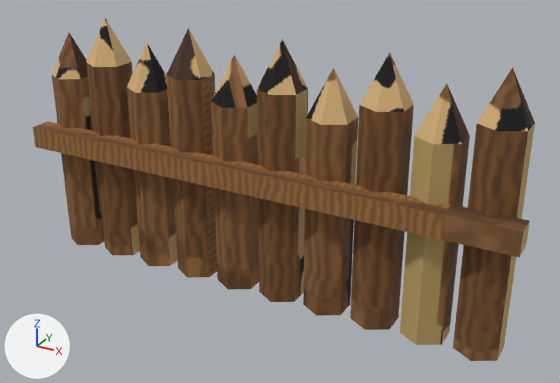
Renders of the glTF model game/assets/models/fort_l2_edge.glb from each side of a commit.
The view is the same before and after, from a 50 mm lens placed at (0.547, -0.185, 0.636), pointed at (0.046, 0.726, 0.181). The axes (+X, +Y, +Z) are drawn at lower left. The lights are the same throughout. The first picture is the older version. Vertices at exactly the same position are counted once.

Names of what the first picture shows: 'fort_l2_edge'.
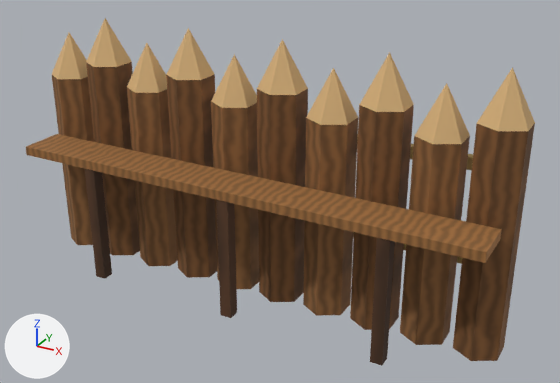
Where the change shows, as pixel boxes [x1, y1, x2, y2] in the pictures (560 x 383 px; the box of a moved part takes in the faces that stretch with it):
'fort_l2_edge', reshaped
    before: [33, 18, 535, 361]
    after: [26, 18, 535, 365]
part 1 of me_cylinder, added (mostly hidden)
    after: [357, 135, 473, 170]
part 2 of me_cylinder, added (brown)
    after: [26, 134, 502, 263]
part 3 of me_cylinder, moved or reshaped
    before: [33, 121, 530, 258]
    after: [85, 169, 462, 365]
part 4 of me_cylinder, surface changed
    before: [33, 18, 535, 361]
    after: [53, 18, 535, 361]

Diff of the bpy script that builds the scene:
```diff
--- a/game/assets/models/fort_l2_edge.glb.py
+++ b/game/assets/models/fort_l2_edge.glb.py
@@ me_cylinder @@
 # used by ob_fort_l2_edge; location = (0.352, 0.745, 0.165)
-me_cylinder.from_pydata(...)  # 138 vertices, 312 faces; spans x -0.752..0.048, y -0.058..0.036, z -0.165..0.235
+me_cylinder.from_pydata(...)  # 178 vertices, 326 faces; spans x -0.735..0.031, y -0.105..0.037, z -0.165..0.235
+# me_cylinder part 1: a new loose piece, a box spanning x -0.727..0.023, y 0.025..0.037, z 0.085..0.103, in mat_baked (picture img_bake)
+# me_cylinder part 2: a new loose piece, a box spanning x -0.722..0.018, y -0.105..-0.035, z 0.025..0.039, in mat_baked (picture img_bake)
+# me_cylinder part 3
+# 40 faces are deleted
+# 8 vertices move from x -0.752..0.048, y -0.058..-0.022, z 0.017..0.052 to x -0.727..0.023, y 0.025..0.037, z -0.055..-0.037
+# 12 vertices are added at x -0.602..-0.12, y -0.104..-0.086, z -0.165..0.025
+# 12 new vertices lie (0.018, 0.0, 0.0) away from vertices in x -0.602..-0.12, y -0.104..-0.086, z -0.165..0.025
+# 30 new faces join them
+# me_cylinder part 4: 272 kept faces spanning x -0.735..0.031, y -0.036..0.037, z -0.165..0.235 get new texture (UV) coordinates
 me_cylinder.materials.append(mat_baked)
```
